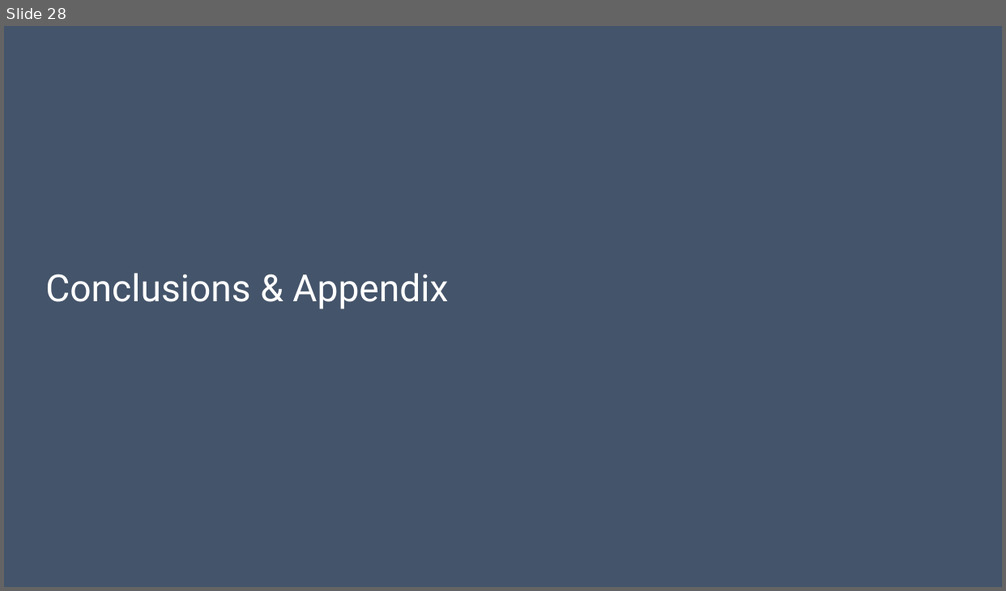
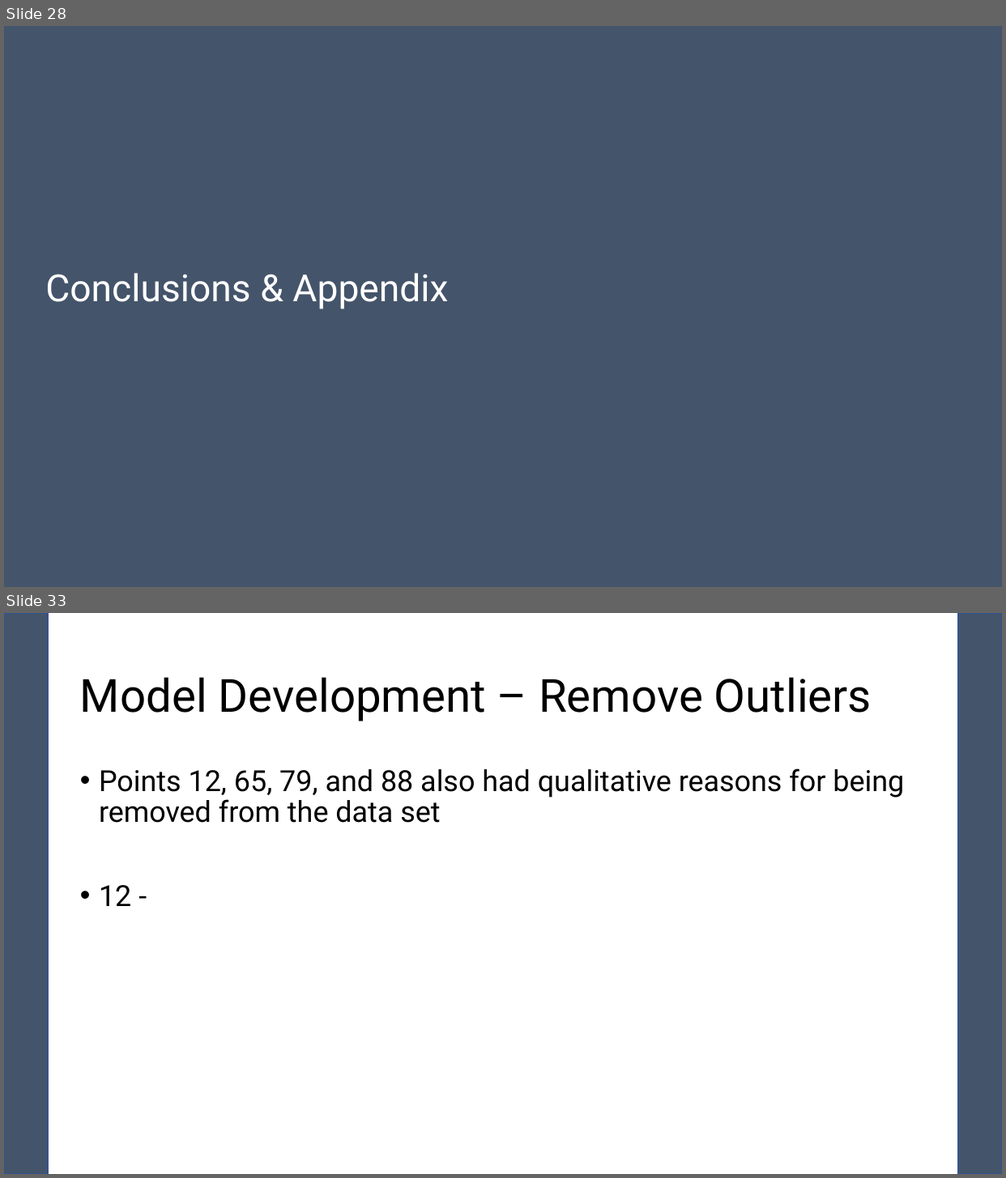
Before and after one commit to pewilliams/regression-mei-team-proj, a slide deck: presentation/Team-25.pptx. Shown one above the other, each under a label of ours: slide 28 before the commit, slides 28 and 33 after it; the slides between them are not shown. The pictures are 1006x591 and 1006x1178 pixels, drawn with LibreOffice and Linux fonts; fonts in the diff are those of the drawing. Boxes give left, top, right and bottom in pixels: in the first picture for what was removed or moved away, otherwise in the second. Text is boxed around its words. In the diff, an @@ line names an element or a change of style, - is before the commit and + after.

```diff
--- a/presentation/Team-25.pptx
+++ b/presentation/Team-25.pptx
@@ slide 33 added at box(4, 613, 1002, 1174), background #FFFFFF @@
@@ rectangle added at box(4, 613, 48, 1174), fill #44546A, outline #325491 1 pt @@
@@ rectangle added at box(958, 613, 1002, 1174), fill #44546A, outline #325491 1 pt @@
@@ title added at box(80, 677, 872, 722), 44 pt, text #000000 @@
+Model Development – Remove Outliers
@@ text added at box(99, 769, 904, 906), 28 pt, text #000000 @@
+• Points 12, 65, 79, and 88 also had qualitative reasons for being removed from the data set
+• 12 -
```
Also in this commit, not shown: 4 other slides added, 1 other file.
